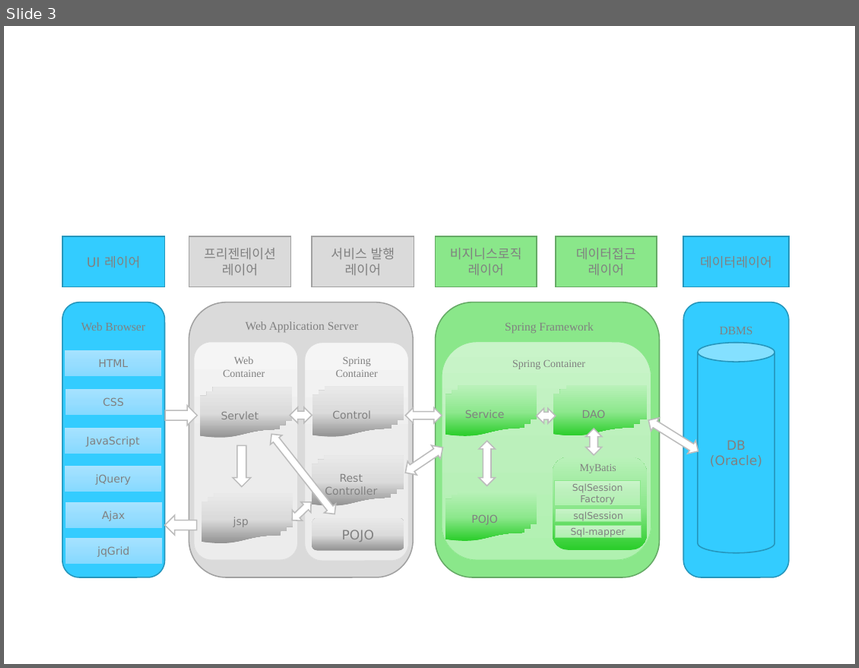
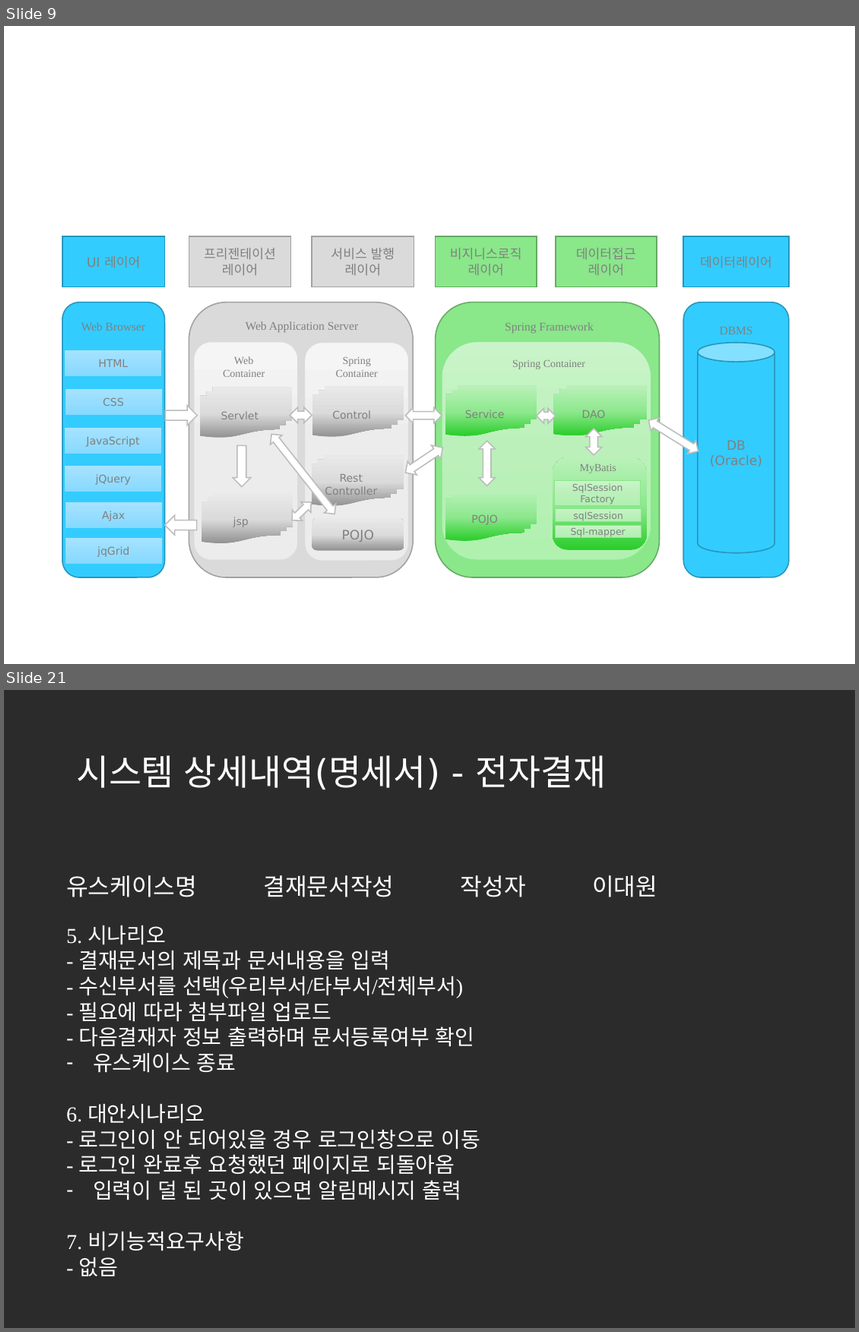
Before and after one commit to korea600/useful, a slide deck: Useful/UML/Presentation/useful_ppt_초안.pptx. Shown one above the other, each under a label of ours: slide 3 before the commit, slides 9 and 21 after it; the slides between them are not shown. The pictures are 859x668 and 859x1332 pixels, drawn with LibreOffice and Linux fonts; fonts in the diff are those of the drawing; background and template pictures are left out; a plain dark background stands for a picture behind light text. Boxes give left, top, right and bottom in pixels: in the first picture for what was removed or moved away, otherwise in the second. Text is boxed around its words. In the diff, an @@ line names an element or a change of style, - is before the commit and + after.

```diff
--- a/Useful/UML/Presentation/useful_ppt_초안.pptx
+++ b/Useful/UML/Presentation/useful_ppt_초안.pptx
@@ slide 21 added at [4,690,855,1328], background picture (left out) @@
@@ title added at [76,755,607,790], 30 pt, text #FFFFFF @@
+시스템 상세내역(명세서) - 전자결재
@@ text added at [66,875,658,897], 20 pt, text #FFFFFF @@
+유스케이스명 결재문서작성 작성자 이대원
@@ text added at [66,926,481,1277], 18 pt, text #FFFFFF @@
+5. 시나리오
+- 결재문서의 제목과 문서내용을 입력
+- 수신부서를 선택(우리부서/타부서/전체부서)
+- 필요에 따라 첨부파일 업로드
+- 다음결재자 정보 출력하며 문서등록여부 확인
+– 유스케이스 종료
+6. 대안시나리오
+- 로그인이 안 되어있을 경우 로그인창으로 이동
+- 로그인 완료후 요청했던 페이지로 되돌아옴
+– 입력이 덜 된 곳이 있으면 알림메시지 출력
+7. 비기능적요구사항
+- 없음
@@ what was slide 3 is now slide 9 @@
```
Also in this commit, not shown: 1 slide changed, 75 other slides added, 8 other files.
